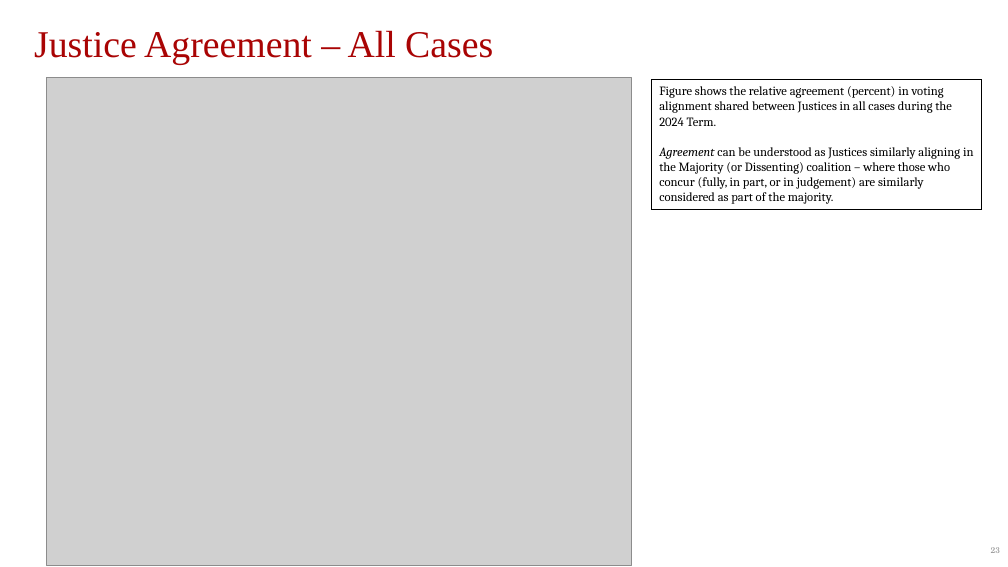
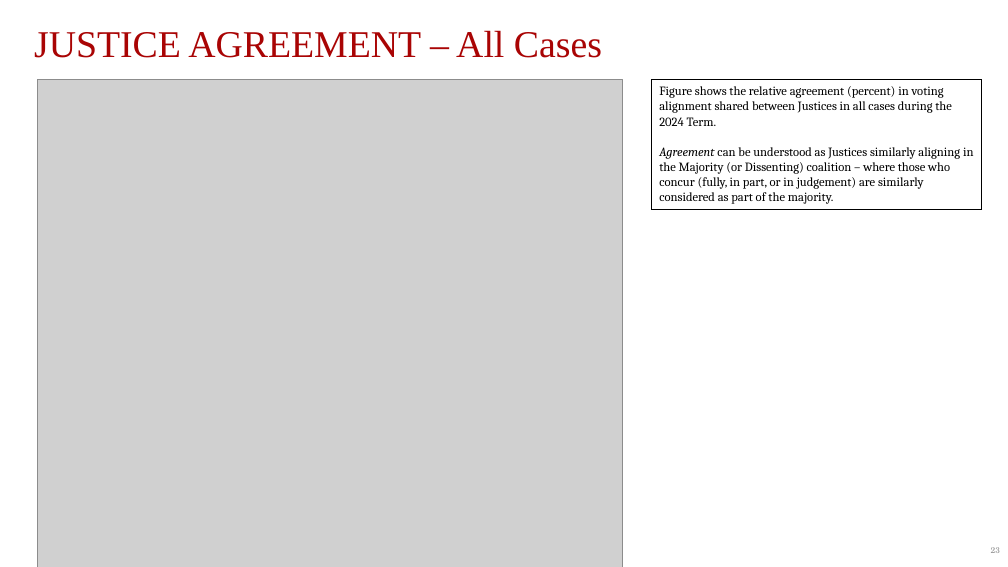
Before and after one commit to JakeTruscott/scotuswatch, a slide deck: slide 23 of Stat Reviews/OT24_StatReview/compilation/SCOTUSBlog/statpack_OT24.pptx. Drawn at 1008x567 pixels with LibreOffice and Linux fonts; fonts in the diff are those of the drawing; grey boxes stand for pictures. Boxes give left, top, right and bottom in pixels: in the first picture for what was removed or moved away, otherwise in the second. Text is boxed around its words. In the diff, an @@ line names an element or a change of style, - is before the commit and + after.

```diff
--- a/Stat Reviews/OT24_StatReview/compilation/SCOTUSBlog/statpack_OT24.pptx
+++ b/Stat Reviews/OT24_StatReview/compilation/SCOTUSBlog/statpack_OT24.pptx
@@ text at <box>34,30,602,58</box>: text changed @@
-Justice Agreement – All Cases
+JUSTICE AGREEMENT – All Cases
@@ picture: place and size @@
-picture at <box>47,78,632,566</box>
+picture at <box>38,79,623,567</box>
```
Also in this commit, not shown: 16 other slides changed, 33 other files.
